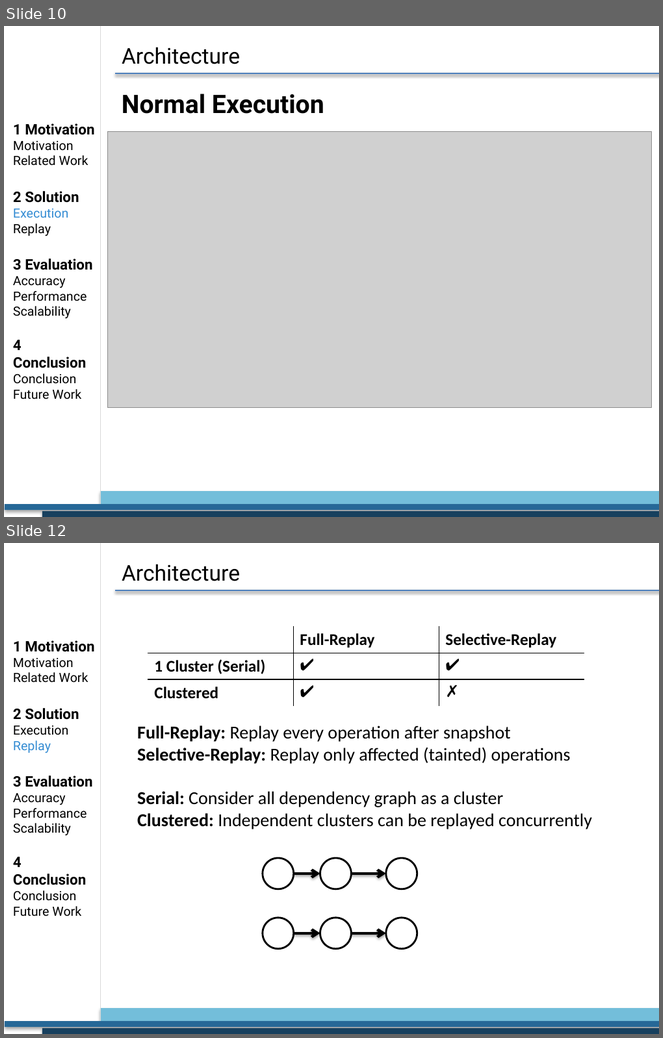
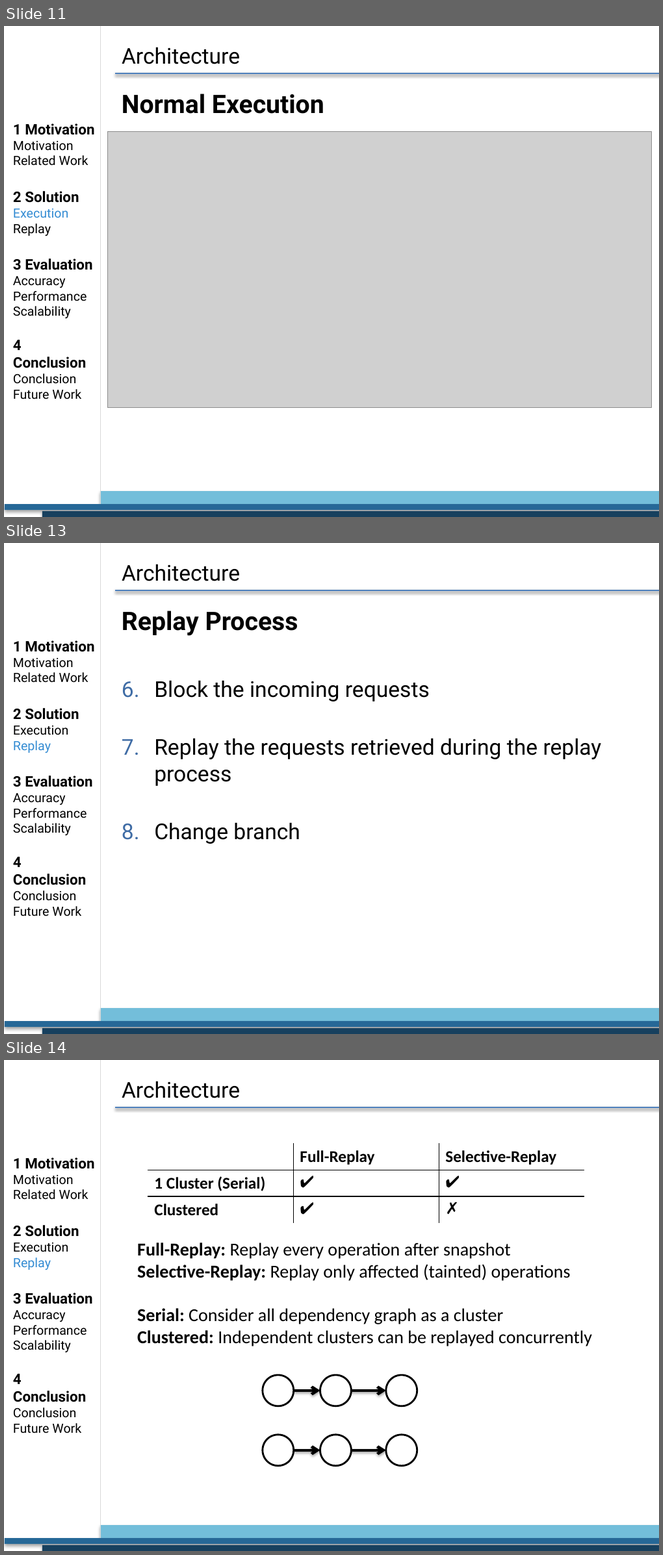
Before and after one commit to dnascimento/Thesis, a slide deck: Presentation_thesis/Powerpoint.pptx. Shown one above the other, each under a label of ours: slides 10 and 12 before the commit, slides 11, 13 and 14 after it; the slides between them are not shown. The pictures are 663x1038 and 663x1555 pixels, drawn with LibreOffice and Linux fonts; fonts in the diff are those of the drawing; grey boxes stand for pictures; background and template pictures are left out. Boxes give left, top, right and bottom in pixels: in the first picture for what was removed or moved away, otherwise in the second. Text is boxed around its words. In the diff, an @@ line names an element or a change of style, - is before the commit and + after.

```diff
--- a/Presentation_thesis/Powerpoint.pptx
+++ b/Presentation_thesis/Powerpoint.pptx
@@ slide 13 added at [4, 543, 659, 1034], background #FFFFFF; not listed: 5 template elements that a slide beside it also shows @@
@@ title added at [122, 564, 240, 581], 24 pt, text #000000 @@
+Architecture
@@ text added at [122, 611, 602, 844], 24 pt, text #000000 @@
+Replay Process
+6. Block the incoming requests
+7. Replay the requests retrieved during the replay process
+8. Change branch
@@ text added at [13, 641, 94, 917], 14 pt, text #000000 @@
+1 Motivation
+Motivation
+Related Work
+2 Solution
+Execution
+Replay
+3 Evaluation
+Accuracy
+Performance
+Scalability
+4 Conclusion
+Conclusion
+Future Work
@@ what was slide 10 is now slide 11 @@
@@ what was slide 12 is now slide 14 @@
```
Also in this commit, not shown: 2 slides changed, 1 other slide added, 5 other files.
